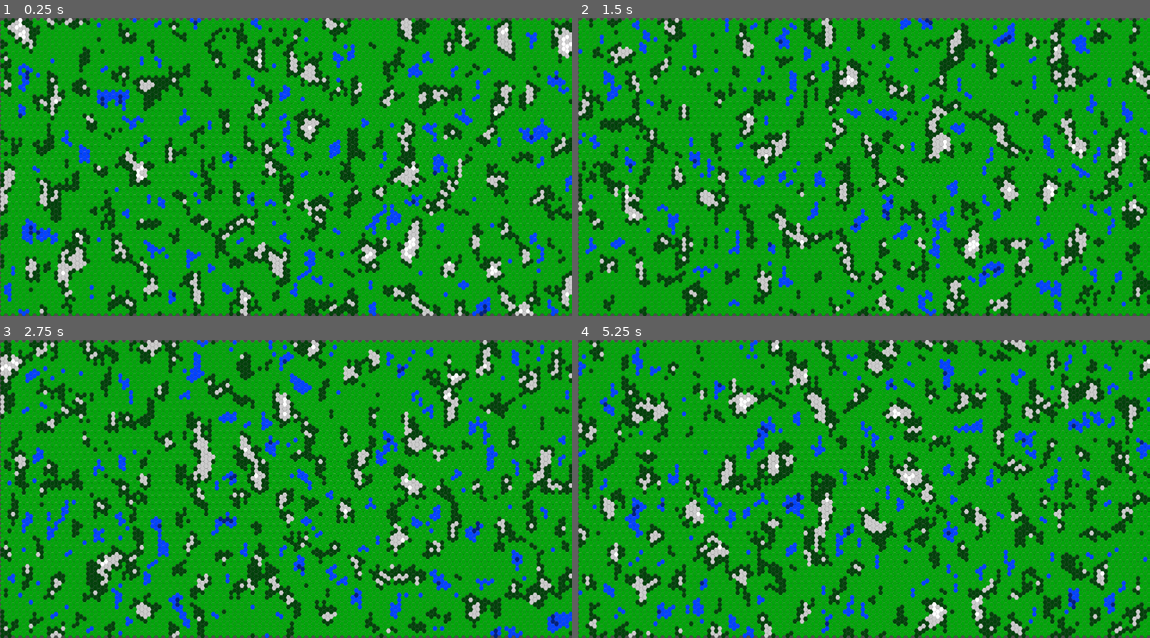
Above: before the commit, frames 1-4 (two rows, left to right).
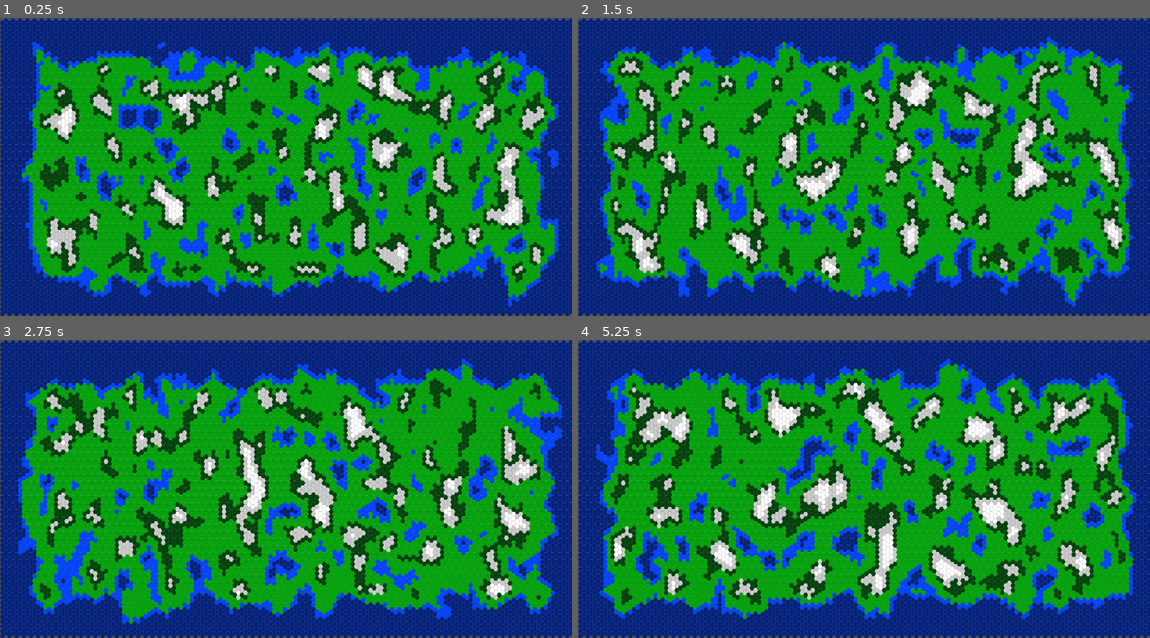
Above: after the commit, the same moments.

Repository: kosinaz/godot-4-hex-map-generator
Game: Godot game, scene res://map_generator.tscn
Same seed, same stepped clock (60 frames per second), same inputs: the game is played once before the commit and once after it.
Inputs:
- Up to frame 1 (0.25 s): no input
- Up to frame 2 (1.5 s): tap Enter at 0.5 s; hold Space (generate) 0.53-1.28 s; tap Space (generate) at 1.35 s
- Up to frame 3 (2.75 s): tap Space (generate) at 2 s; hold Space (generate) from 2.03 s (still down)
- Up to frame 4 (5.25 s): tap Enter at 2.75, 4.25 s; release Space (generate) at 2.78 s; tap Space (generate) at 2.85, 3.5, 4.35, 5 s; hold Space (generate) 3.53-4.28 s; hold Space (generate) from 5.03 s (still down)

The runs differ from the first frame. In frame 1, 67% of the frame differs, in the area x 0-100%, y 0-100%; in frame 2, 67%; in frame 3, 67%; in frame 4, 69%.

Commit message:
add coastlines

Diff:
--- a/map_generator.gd
+++ b/map_generator.gd
@@ -1,28 +1,38 @@
 extends Node2D
 
-@export
 var width = 160
+var height = 62
 
-@export
-var height = 62
+# The width of the island's coastline. The higher the number, the more gentle
+# the slope will be, and the more natural it will look.
+var left_margin = 10.0
+var right_margin = 10.0
+var top_margin = 10.0
+var bottom_margin = 10.0
 
 @onready
 var tilemap = $TileMap
 
-var altitude = {}
+var map = {}
 
 var noise = FastNoiseLite.new()
+
+# The row of the tileset to be used for the map. Either natural or debug.
+var tileset = 0
 
 # Called when the node enters the scene tree for the first time.
 func _ready():
 	noise.noise_type = FastNoiseLite.TYPE_SIMPLEX_SMOOTH
 
 	# The lower the frequency is, the wider the map features
-	# (grasslands, lakes, mountains) will be.
-	noise.frequency = 0.1
-#	noise.fractal_octaves = 8
-	altitude = generate_map()
-	set_tile(width, height)
+	# (grasslands, forest, lakes, mountains) will be.
+	noise.frequency = 0.08
+
+	# The more octaves, the less smoothly separated the map features will be.
+	noise.fractal_octaves = 2
+
+	generate_map()
+	set_tiles()
 
 # Called every frame. 'delta' is the elapsed time since the previous frame.
 func _process(_delta):
@@ -31,7 +41,6 @@
 
 func generate_map():
 	noise.seed = randi()
-	var map = {}
 	for x in width:
 		for y in height:
 
@@ -44,39 +53,64 @@
 			# Maximize it in 1, range is now 0 to 1
 			elevation /= 2.0
 
-#			var rand = 2 * (abs(noise.get_noise_2d(x, y)))
-#			var nx = 2.0 * x / width - 1
-#			var ny = 2.0 * y / height - 1
-#			var d = 1 - (1 - pow(nx, 2)) * (1 - pow(ny, 2))
-#			rand /= 2
-#			rand = pow(rand, 4)
-#			rand = (rand + (1 - d)) / 2
+			# Reserve an additional modifier to lower the borders
+			var modifier = 0.0
+
+			# The closer to the left.
+			if x < left_margin:
+
+				# The more we take away from the max height of 1.
+				modifier += (left_margin - x) / left_margin
+
+			# The closer to the right.
+			if x > width - right_margin:
+
+				# The more we take away from the max height of 1.
+				modifier += (right_margin + x - width) / right_margin
+
+			# The closer to the top.
+			if y < top_margin:
+
+				# The more we take away from the max height of 1.
+				modifier += (top_margin - y) / top_margin
+
+			# The closer to the bottom.
+			if y > height - bottom_margin:
+
+				# The more we take away from the max height of 1.
+				modifier += (bottom_margin + y - height) / bottom_margin
+
+			# Show modifier margin.
+#			if x == left_margin or y == top_margin or x == width - right_margin or y == height - bottom_margin:
+#				elevation = 0
+
+			# Reduce the elevation with the modifier but never go under 0.2.
+			elevation = max(elevation - modifier, 0.2)
+
+			# Set the elevation.
 			map[Vector2(x, y)] = elevation
-	return map
 
-func set_tile(w, h):
-	for x in w:
-		for y in h:
-			var pos = Vector2(x, y)
-			var alt = altitude[pos]
 
-			if alt > 0.9:
-				tilemap.set_cell(0, pos, 0, Vector2(9, 0))
-			elif alt > 0.8:
-				tilemap.set_cell(0, pos, 0, Vector2(8, 0))
-			elif alt > 0.7:
-				tilemap.set_cell(0, pos, 0, Vector2(7, 0))
-			elif alt > 0.6:
-				tilemap.set_cell(0, pos, 0, Vector2(6, 0))
-			elif alt > 0.5:
-				tilemap.set_cell(0, pos, 0, Vector2(5, 0))
-			elif alt > 0.4:
-				tilemap.set_cell(0, pos, 0, Vector2(4, 0))
-			elif alt > 0.3:
-				tilemap.set_cell(0, pos, 0, Vector2(3, 0))
-			elif alt > 0.2:
-				tilemap.set_cell(0, pos, 0, Vector2(2, 0))
-			elif alt > 0.1:
-				tilemap.set_cell(0, pos, 0, Vector2(1, 0))
-			else:
-				tilemap.set_cell(0, pos, 0, Vector2(0, 0))
+func set_tiles():
+	for pos in map:
+		var elevation = map[pos]
+		if elevation > 0.9:
+			tilemap.set_cell(0, pos, 0, Vector2(9, tileset))
+		elif elevation > 0.8:
+			tilemap.set_cell(0, pos, 0, Vector2(8, tileset))
+		elif elevation > 0.7:
+			tilemap.set_cell(0, pos, 0, Vector2(7, tileset))
+		elif elevation > 0.6:
+			tilemap.set_cell(0, pos, 0, Vector2(6, tileset))
+		elif elevation > 0.5:
+			tilemap.set_cell(0, pos, 0, Vector2(5, tileset))
+		elif elevation > 0.4:
+			tilemap.set_cell(0, pos, 0, Vector2(4, tileset))
+		elif elevation > 0.3:
+			tilemap.set_cell(0, pos, 0, Vector2(3, tileset))
+		elif elevation > 0.2:
+			tilemap.set_cell(0, pos, 0, Vector2(2, tileset))
+		elif elevation > 0.1:
+			tilemap.set_cell(0, pos, 0, Vector2(1, tileset))
+		else:
+			tilemap.set_cell(0, pos, 0, Vector2(0, tileset))
